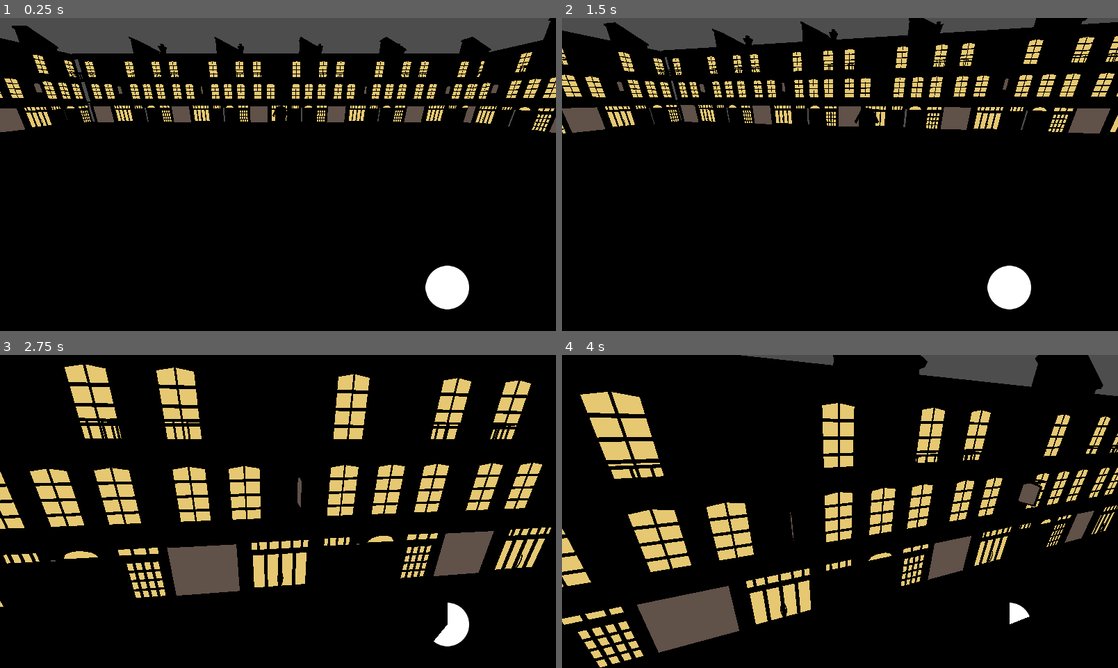
Above: before the commit, frames 1-4 (two rows, left to right).
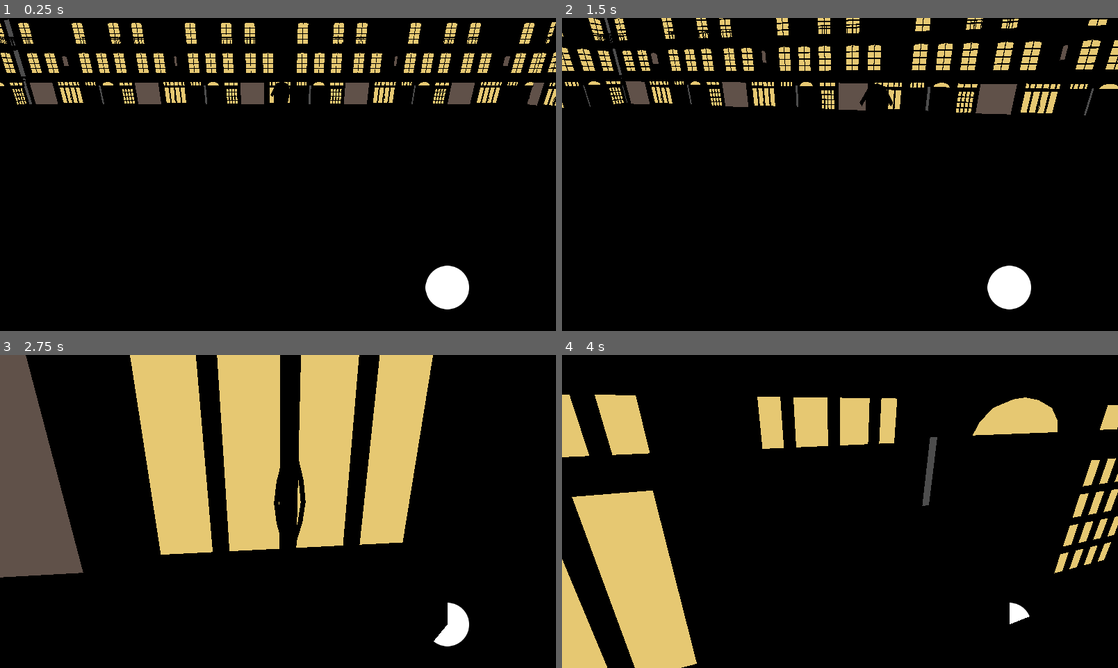
Above: after the commit, the same moments.

Repository: Dorifor/props-busters
Game: Godot game, scene res://assets/scenes/map_test.tscn
Same seed, same stepped clock (60 frames per second), same inputs: the game is played once before the commit and once after it. This scene is started directly instead of the project's main scene.
Inputs (mouse positions are in pixels of both pictures, inside the frame that each line leads up to):
- Up to frame 1 (0.25 s): no input
- Up to frame 2 (1.5 s): tap Enter (ui_accept) at 0.5, 0.77 s; move the mouse to (867, 174) at 0.52 s; hold E (interact) 0.53-1.28 s; hold W (forward) from 0.53 s (still down); tap Shift (run) at 0.8, 1.35 s; move the mouse to (812, 174) at 1.27 s
- Up to frame 3 (2.75 s): keep holding W (forward); tap Enter (ui_accept) at 1.52 s; tap R (shortening) at 1.55, 2.1 s; move the mouse to (289, 505) at 2.02 s; hold E (interact) from 2.03 s (still down)
- Up to frame 4 (4 s): keep holding W (forward); move the mouse to (834, 517) at 2.77 s; release E (interact) at 2.78 s; right-click (834, 517) at 2.85 s; tap Enter (ui_accept) at 3.02, 3.77 s; tap Shift (run) at 3.05 s; move the mouse to (878, 514) at 3.52 s; hold E (interact) from 3.53 s (still down); tap R (shortening) at 3.8 s

The runs differ from the first frame. In frame 1, 18% of the frame differs, in the area x 0-100%, y 0-37%; in frame 2, 15%; in frame 3, 37%, in the area x 0-100%, y 0-81%; in frame 4, 27%.
Error before the commit: Invalid assignment of property or key 'visible' with value of type 'bool' on a base object of type 'Nil'. (res://assets/ui/main)

Commit message:
refactored player + camera spring

Diff:
--- a/assets/player/base_character.gd
+++ b/assets/player/base_character.gd
@@ -23,7 +23,8 @@
 func _ready():
 	camera.current = true
 	Input.mouse_mode = Input.MOUSE_MODE_CAPTURED
-	pause_menu = get_tree().get_root().get_node("Main Scene/Pause Menu")
+	if not pause_menu:
+		pause_menu = get_tree().get_root().get_node("Main Scene/Pause Menu")
 
 
 func _input(event):
@@ -90,9 +91,9 @@
 
 
 func pause():
+	pause_menu.show()
 	Globals.IS_GAME_PAUSED = true
 	Input.mouse_mode = Input.MOUSE_MODE_VISIBLE
-	pause_menu.visible = true
 
 
 func _to_string() -> String:
--- a/assets/player/hider/hider.gd
+++ b/assets/player/hider/hider.gd
@@ -84,60 +84,25 @@
 			camera_mount.rotation_degrees = camera_rotation
 
 
-@rpc("call_local")
-func propagate_prop_change(prop_change_dict):
-#	if multiplayer.get_unique_id() == multiplayer.get_remote_sender_id():
-#		return
-
-	var mesh = load(prop_change_dict.mesh.path)
-	var shape = load(prop_change_dict.collision.path)
-
-	hider_mesh.mesh = mesh
-	hider_mesh.position.y = prop_change_dict.mesh.y
-	hider_collision.shape = shape
-	hider_collision.position.y = prop_change_dict.collision.y
-
 
 func transform_into_prop():
-	if not is_multiplayer_authority(): return
-
 	var focused_mesh: MeshInstance3D = focused_prop.get_node("Mesh")
 	var focused_collision: CollisionShape3D = focused_prop.get_node("Collision")
-#	hider_mesh.mesh = focused_mesh.mesh
-#	hider_mesh.position.y = focused_mesh.position.y
-#	hider_collision.shape = focused_collision.shape
-#	hider_collision.position.y = focused_collision.position.y
 	scale = focused_prop.scale
 	position.y = focused_prop.position.y
 
-	var prop_change_payload = {
-		"mesh": {
-			"path": focused_mesh.mesh.resource_path,
-			"y": focused_mesh.position.y
-		},
-		"collision": {
-			"path": focused_collision.shape.resource_path,
-			"y": focused_collision.position.y
-		}
-	}
-
-	propagate_prop_change.rpc(prop_change_payload)
-
 
 func start_ability_timeout_progress():
-	if not is_multiplayer_authority(): return
 	var tween = get_tree().create_tween()
 	tween.tween_property(ability_progress_bar, "value", 0, ability_timer.wait_time)
 
 
 func start_ability_cooldown_progress():
-	if not is_multiplayer_authority(): return
 	var tween = get_tree().create_tween()
 	tween.tween_property(ability_progress_bar, "value", 100, ability_cooldown_timer.wait_time)
 
 
 func activate_power():
-	if not is_multiplayer_authority(): return
 	start_ability_timeout_progress()
 
 	is_short = true
@@ -150,8 +115,6 @@
 
 
 func disable_power(just_transformed: bool = false):
-	if not is_multiplayer_authority(): return
-
 	if not is_short: return
 	ability_timer.stop()
 	ability_cooldown_timer.start()
--- a/assets/player/hider/hider.tscn
+++ b/assets/player/hider/hider.tscn
@@ -71,7 +71,7 @@
 collision_layer = 4
 collision_mask = 15
 script = ExtResource("1_ycexa")
-raycast = NodePath("Camera Mount/Camera3D/Props Raycast")
+raycast = NodePath("Camera Mount/SpringArm3D/Camera3D/Props Raycast")
 ability_timer = NodePath("Ability Timer")
 ability_cooldown_timer = NodePath("Ability Cooldown")
 hider_mesh = NodePath("Visuals/Mesh")
@@ -81,7 +81,7 @@
 ability_progress_bar = NodePath("Hider UI/Ability Progress Bar")
 rig = NodePath("Visuals")
 camera_mount = NodePath("Camera Mount")
-camera = NodePath("Camera Mount/Camera3D")
+camera = NodePath("Camera Mount/SpringArm3D/Camera3D")
 
 [node name="Hider UI" parent="." instance=ExtResource("3_u67o6")]
 visible = false
@@ -104,16 +104,23 @@
 
 [node name="Camera Mount" type="Node3D" parent="."]
 
-[node name="Camera3D" type="Camera3D" parent="Camera Mount"]
-transform = Transform3D(1, 0, 0, 0, 0.939693, 0.34202, 0, -0.34202, 0.939693, 0, 1.07875, 1.10113)
+[node name="SpringArm3D" type="SpringArm3D" parent="Camera Mount"]
+transform = Transform3D(1, 0, 0, 0, 0.866025, 0.5, 0, -0.5, 0.866025, 0, 0.4, -0.124848)
+collision_mask = 17
+spring_length = 1.3
+margin = 0.1
 
-[node name="Props Raycast" type="RayCast3D" parent="Camera Mount/Camera3D" node_paths=PackedStringArray("excluded_colliders")]
+[node name="Camera3D" type="Camera3D" parent="Camera Mount/SpringArm3D"]
+transform = Transform3D(1, 0, 0, 0, 0.984808, -0.173648, 0, 0.173648, 0.984808, 0, 0.0372497, 1.29298)
+fov = 60.0
+
+[node name="Props Raycast" type="RayCast3D" parent="Camera Mount/SpringArm3D/Camera3D" node_paths=PackedStringArray("excluded_colliders")]
 transform = Transform3D(1, 0, 0, 0, -2.98023e-08, -1, 0, 1, -2.98023e-08, 0, 0, 0)
 target_position = Vector3(0, -3.5, 0)
 collision_mask = 4
 debug_shape_custom_color = Color(1, 0, 0, 0.00392157)
 script = ExtResource("2_ucxxu")
-excluded_colliders = [NodePath("../../..")]
+excluded_colliders = [NodePath("../../../..")]
 
 [node name="Collision" type="CollisionShape3D" parent="."]
 transform = Transform3D(1, 0, 0, 0, 1, 0, 0, 0, 1, 0, 0.254186, 0)
--- a/assets/player/hunter.tscn
+++ b/assets/player/hunter.tscn
@@ -209,7 +209,7 @@
 properties/1/spawn = true
 properties/1/replication_mode = 2
 
-[node name="Hunter" type="CharacterBody3D" node_paths=PackedStringArray("bullet_spawn_marker", "animation_tree", "animation_player", "crosshair", "Raycast", "interact_label", "life_point_label", "rig", "camera_mount", "camera")]
+[node name="Hunter" type="CharacterBody3D" node_paths=PackedStringArray("bullet_spawn_marker", "animation_tree", "animation_player", "crosshair", "raycast", "interact_label", "life_point_label", "rig", "camera_mount", "camera")]
 collision_layer = 2
 collision_mask = 7
 script = ExtResource("1_rlaiu")
@@ -218,7 +218,7 @@
 animation_tree = NodePath("Visuals/Character/AnimationTree")
 animation_player = NodePath("Visuals/Character/AnimationPlayer")
 crosshair = NodePath("Hunter GUI/Crosshair")
-Raycast = NodePath("Camera_mount/Camera3D/Raycast")
+raycast = NodePath("Camera_mount/Camera3D/Raycast")
 interact_label = NodePath("Hunter GUI/Interact_label")
 life_point_label = NodePath("Hunter GUI/LifePoint_Label")
 walking_speed = 4
@@ -235,7 +235,7 @@
 [node name="RootNode" type="Node3D" parent="Visuals/Character"]
 
 [node name="metarig" type="Node3D" parent="Visuals/Character/RootNode"]
-transform = Transform3D(89.6015, -2.24145, 8.15866, -8.18593, -1.01764, 89.6212, -2.13976, -89.9664, -1.217, -0.0788346, -0.0212639, 0.029518)
+transform = Transform3D(89.5799, -2.56838, 8.2987, -8.33173, -1.06302, 89.6072, -2.45915, -89.9571, -1.29582, -0.0803029, -0.0211593, 0.0304917)
 
 [node name="Skeleton3D" type="Skeleton3D" parent="Visuals/Character/RootNode/metarig"]
 bones/0/name = "spine"
@@ -250,42 +250,42 @@
 bones/1/rest = Transform3D(1, 0, 0, 0, 0.991686, 0.128684, 0, -0.128684, 0.991686, 0, 0.0015222, -1.49012e-10)
 bones/1/enabled = true
 bones/1/position = Vector3(0, 0.0015222, -1.49012e-10)
-bones/1/rotation = Quaternion(-0.0669177, -0.00652563, 0.0303036, 0.997277)
+bones/1/rotation = Quaternion(-0.0669995, -0.00619088, 0.0296619, 0.997293)
 bones/1/scale = Vector3(1.00001, 1.00268, 0.998124)
 bones/2/name = "spine.002"
 bones/2/parent = 1
 bones/2/rest = Transform3D(1, 0, 0, 0, 0.987999, 0.154463, 0, -0.154463, 0.987999, 0, 0.00136637, 2.61934e-11)
 bones/2/enabled = true
 bones/2/position = Vector3(0, 0.00136637, 2.61934e-11)
-bones/2/rotation = Quaternion(-0.0874688, 0.00554896, 0.0616096, 0.994245)
+bones/2/rotation = Quaternion(-0.0890778, 0.00545934, 0.0616471, 0.9941)
 bones/2/scale = Vector3(1.00007, 1.0046, 0.996739)
 bones/3/name = "spine.003"
 bones/3/parent = 2
 bones/3/rest = Transform3D(1, 0, 0, 0, 0.999995, -0.00325429, 0, 0.00325429, 0.999995, 0, 0.00172887, 0)
 bones/3/enabled = true
 bones/3/position = Vector3(0, 0.00172887, 0)
-bones/3/rotation = Quaternion(0.00772357, 0.00550274, 0.0613156, 0.998073)
+bones/3/rotation = Quaternion(0.00603792, 0.00555749, 0.0613247, 0.998084)
 bones/3/scale = Vector3(1.00002, 1.00005, 0.999957)
 bones/4/name = "spine.004"
 bones/4/parent = 3
 bones/4/rest = Transform3D(1, 0, 0, 0, 0.918604, -0.39518, 0, 0.39518, 0.918604, 0, 0.00192578, -9.31323e-12)
 bones/4/enabled = true
 bones/4/position = Vector3(0, 0.00192578, -9.31323e-12)
-bones/4/rotation = Quaternion(0.234365, -0.00387885, -0.010888, 0.97208)
+bones/4/rotation = Quaternion(0.235162, -0.0037219, -0.0111747, 0.971885)
 bones/4/scale = Vector3(1, 1.03692, 0.973515)
 bones/5/name = "spine.005"
 bones/5/parent = 4
 bones/5/rest = Transform3D(1, 0, 0, 0, 0.982004, 0.18886, 0, -0.18886, 0.982004, 0, 0.000661635, -6.79865e-10)
 bones/5/enabled = true
 bones/5/position = Vector3(0, 0.000661635, -6.79865e-10)
-bones/5/rotation = Quaternion(-0.102394, -0.00540285, -0.00997878, 0.994679)
+bones/5/rotation = Quaternion(-0.101163, -0.00519821, -0.0103747, 0.994802)
 bones/5/scale = Vector3(1.00003, 1.00646, 0.995466)
 bones/6/name = "spine.006"
 bones/6/parent = 5
 bones/6/rest = Transform3D(1, 0, 0, 0, 0.982436, 0.186599, 0, -0.186599, 0.982436, 0, 0.000627012, 2.23517e-10)
 bones/6/enabled = true
 bones/6/position = Vector3(0, 0.000627012, 2.23517e-10)
-bones/6/rotation = Quaternion(-0.107619, -0.00291907, -0.0110818, 0.994126)
+bones/6/rotation = Quaternion(-0.106738, -0.00274546, -0.0113819, 0.994218)
 bones/6/scale = Vector3(1.00001, 1.00721, 0.994953)
 bones/7/name = "spine.006_end"
 bones/7/parent = 6
@@ -299,15 +299,15 @@
 bones/8/rest = Transform3D(0.507095, 0.86189, 0.000529051, -0.0246892, 0.0139123, 0.999598, 0.861537, -0.506904, 0.0283343, 0.000183, 0.00137221, 0.000782509)
 bones/8/enabled = true
 bones/8/position = Vector3(0.000183, 0.00137221, 0.000782509)
-bones/8/rotation = Quaternion(-0.511091, -0.467953, -0.40747, 0.594789)
-bones/8/scale = Vector3(1.186, 1.01559, 0.834023)
+bones/8/rotation = Quaternion(-0.501139, -0.478945, -0.394753, 0.603027)
+bones/8/scale = Vector3(1.18618, 1.0154, 0.834004)
 bones/9/name = "upper_arm.L"
 bones/9/parent = 8
 bones/9/rest = Transform3D(-0.593931, 0.121366, 0.795309, -0.792115, 0.0846895, -0.604469, -0.140716, -0.988989, 0.0458356, 4.09151e-05, 0.00194511, -0.000405748)
 bones/9/enabled = true
 bones/9/position = Vector3(4.09151e-05, 0.00194511, -0.000405748)
-bones/9/rotation = Quaternion(-0.380855, 0.625655, -0.584742, 0.348687)
-bones/9/scale = Vector3(1.0003, 1.19857, 0.834376)
+bones/9/rotation = Quaternion(-0.394755, 0.620037, -0.591396, 0.331622)
+bones/9/scale = Vector3(1.00066, 1.19816, 0.834481)
 bones/10/name = "forearm.L"
 bones/10/parent = 9
 bones/10/rest = Transform3D(0.999144, -0.0103638, 0.0400559, 0.0113362, 0.999645, -0.0241246, -0.0397917, 0.024558, 0.998906, 1.16415e-10, 0.0027797, 9.31323e-12)
@@ -320,8 +320,8 @@
 bones/11/rest = Transform3D(0.996249, 0.0792103, 0.0348322, -0.082523, 0.990817, 0.107101, -0.0260289, -0.109574, 0.993638, 3.77186e-10, 0.00258173, -7.45058e-11)
 bones/11/enabled = true
 bones/11/position = Vector3(3.77186e-10, 0.00258173, -7.45058e-11)
-bones/11/rotation = Quaternion(0.0219929, -0.232371, -0.102914, 0.966917)
-bones/11/scale = Vector3(1.03168, 1.00139, 0.97639)
+bones/11/rotation = Quaternion(0.0222419, -0.234963, -0.105352, 0.966022)
+bones/11/scale = Vector3(1.03235, 1.00146, 0.975849)
 bones/12/name = "hand.L_end"
 bones/12/parent = 11
 bones/12/rest = Transform3D(1, -6.93889e-18, -5.55112e-17, 6.93889e-18, 1, 6.93889e-18, 5.55112e-17, -6.93889e-18, 1, 0, 0.00113041, 0)
@@ -334,28 +334,28 @@
 bones/13/rest = Transform3D(0.507095, -0.86189, -0.000529051, 0.0246892, 0.0139123, 0.999598, -0.861537, -0.506904, 0.0283343, -0.000183, 0.00137221, 0.000782509)
 bones/13/enabled = true
 bones/13/position = Vector3(-0.000183, 0.00137221, 0.000782509)
-bones/13/rotation = Quaternion(-0.53453, 0.418762, 0.366366, 0.636154)
-bones/13/scale = Vector3(1.16311, 1.04026, 0.835297)
+bones/13/rotation = Quaternion(-0.526539, 0.4264, 0.358122, 0.642408)
+bones/13/scale = Vector3(1.1635, 1.03992, 0.835209)
 bones/14/name = "upper_arm.R"
 bones/14/parent = 13
 bones/14/rest = Transform3D(-0.593931, -0.121365, -0.795309, 0.792115, 0.0846895, -0.604468, 0.140716, -0.988988, 0.0458357, -4.09151e-05, 0.00194511, -0.000405748)
 bones/14/enabled = true
 bones/14/position = Vector3(-4.09151e-05, 0.00194511, -0.000405748)
-bones/14/rotation = Quaternion(0.213719, 0.648169, -0.56228, -0.466951)
-bones/14/scale = Vector3(1.02025, 1.18172, 0.834285)
+bones/14/rotation = Quaternion(0.229671, 0.644813, -0.568567, -0.456289)
+bones/14/scale = Vector3(1.01675, 1.18485, 0.834182)
 bones/15/name = "forearm.R"
 bones/15/parent = 14
 bones/15/rest = Transform3D(0.999144, 0.0103638, -0.0400559, -0.0113362, 0.999645, -0.0241246, 0.0397917, 0.024558, 0.998906, -1.14087e-10, 0.0027797, -9.31323e-12)
 bones/15/enabled = true
 bones/15/position = Vector3(-1.14087e-10, 0.0027797, -9.31323e-12)
-bones/15/rotation = Quaternion(0.163941, -0.0183841, 0.0673268, 0.983998)
+bones/15/rotation = Quaternion(0.163554, -0.0184039, 0.0673413, 0.984061)
 bones/15/scale = Vector3(1.00052, 1.01691, 0.987716)
 bones/16/name = "hand.R"
 bones/16/parent = 15
 bones/16/rest = Transform3D(0.996249, -0.0792103, -0.0348322, 0.082523, 0.990817, 0.107101, 0.0260289, -0.109574, 0.993638, -3.71365e-10, 0.00258173, 4.65661e-11)
 bones/16/enabled = true
 bones/16/position = Vector3(-3.71365e-10, 0.00258173, 4.65661e-11)
-bones/16/rotation = Quaternion(-0.0634979, 0.0978902, 0.119218, 0.985988)
+bones/16/rotation = Quaternion(-0.0634842, 0.0994472, 0.119825, 0.98576)
 bones/16/scale = Vector3(1.00676, 1.00165, 0.994124)
 bones/17/name = "hand.R_end"
 bones/17/parent = 16
@@ -425,22 +425,22 @@
 bones/26/rest = Transform3D(0.998696, 0.0510395, -0.00128481, 0.0483303, -0.953198, -0.298458, -0.0164578, 0.298006, -0.954423, 0.00098, 0.000708185, 0.000259423)
 bones/26/enabled = true
 bones/26/position = Vector3(0.00098, 0.000708185, 0.000259423)
-bones/26/rotation = Quaternion(0.931646, 0.133391, -0.150612, 0.302585)
-bones/26/scale = Vector3(1.02061, 1.05495, 0.944762)
+bones/26/rotation = Quaternion(0.931433, 0.133874, -0.150033, 0.303317)
+bones/26/scale = Vector3(1.02053, 1.05546, 0.944433)
 bones/27/name = "shin.L"
 bones/27/parent = 26
 bones/27/rest = Transform3D(0.999857, 0.0137199, 0.00988929, -0.0128397, 0.99637, -0.0841528, -0.011008, 0.0840138, 0.996404, -8.5347e-11, 0.00511527, -3.09956e-11)
 bones/27/enabled = true
 bones/27/position = Vector3(-8.5347e-11, 0.00511527, -3.09956e-11)
-bones/27/rotation = Quaternion(0.265176, -0.0861072, -0.0513148, 0.958975)
-bones/27/scale = Vector3(1.00293, 1.04961, 0.961903)
+bones/27/rotation = Quaternion(0.266626, -0.0847254, -0.0512582, 0.9587)
+bones/27/scale = Vector3(1.0028, 1.05094, 0.960989)
 bones/28/name = "foot.L"
 bones/28/parent = 27
 bones/28/rest = Transform3D(0.997912, -0.0294101, -0.0575083, 0.0644488, 0.512652, 0.856174, 0.00430162, -0.858092, 0.513477, 1.26802e-10, 0.00483228, -5.82077e-13)
 bones/28/enabled = true
 bones/28/position = Vector3(1.26802e-10, 0.00483228, -5.82077e-13)
-bones/28/rotation = Quaternion(-0.528321, -0.0892486, 0.0974416, 0.838699)
-bones/28/scale = Vector3(1.00032, 1.17219, 0.860012)
+bones/28/rotation = Quaternion(-0.528198, -0.0892592, 0.096503, 0.838884)
+bones/28/scale = Vector3(1.00036, 1.17207, 0.860094)
 bones/29/name = "toe.L"
 bones/29/parent = 28
 bones/29/rest = Transform3D(-1, -3.74808e-07, -5.05337e-07, -4.08972e-08, 0.840214, -0.542255, 6.27833e-07, -0.542255, -0.840214, -1.45017e-11, 0.00114387, 4.88588e-11)
@@ -474,21 +474,21 @@
 bones/33/rest = Transform3D(0.998696, -0.0510395, 0.00128481, -0.0483303, -0.953198, -0.298458, 0.0164578, 0.298006, -0.954423, -0.00098, 0.000708185, 0.000259423)
 bones/33/enabled = true
 bones/33/position = Vector3(-0.00098, 0.000708185, 0.000259423)
-bones/33/rotation = Quaternion(0.981394, 0.110243, 0.0308752, 0.154137)
-bones/33/scale = Vector3(1.00011, 1.01553, 0.988989)
+bones/33/rotation = Quaternion(0.981418, 0.111489, 0.0302677, 0.153211)
+bones/33/scale = Vector3(1.00011, 1.01572, 0.988851)
 bones/34/name = "shin.R"
 bones/34/parent = 33
 bones/34/rest = Transform3D(0.999857, -0.0137199, -0.00988929, 0.0128397, 0.99637, -0.0841528, 0.011008, 0.0840138, 0.996404, 8.5347e-11, 0.00511527, -3.09956e-11)
 bones/34/enabled = true
 bones/34/position = Vector3(8.5347e-11, 0.00511527, -3.09956e-11)
-bones/34/rotation = Quaternion(0.132207, 0.049384, -0.022523, 0.989735)
-bones/34/scale = Vector3(1.00174, 1.01064, 0.99132)
+bones/34/rotation = Quaternion(0.13083, 0.0527508, -0.0214132, 0.989769)
+bones/34/scale = Vector3(1.00186, 1.01073, 0.991171)
 bones/35/name = "foot.R"
 bones/35/parent = 34
 bones/35/rest = Transform3D(0.997912, 0.0294101, 0.0575083, -0.0644488, 0.512652, 0.856174, -0.00430162, -0.858092, 0.513477, -1.26802e-10, 0.00483228, -5.82077e-13)
 bones/35/enabled = true
 bones/35/position = Vector3(-1.26802e-10, 0.00483228, -5.82077e-13)
-bones/35/rotation = Quaternion(-0.5641, -0.03074, 0.0638992, 0.822656)
+bones/35/rotation = Quaternion(-0.563806, -0.030357, 0.0631633, 0.822929)
 bones/35/scale = Vector3(1.00007, 1.18102, 0.851772)
 bones/36/name = "toe.R"
 bones/36/parent = 35
@@ -524,7 +524,7 @@
 skin = SubResource("Skin_pot1k")
 
 [node name="BoneAttachment3D" type="BoneAttachment3D" parent="Visuals/Character/RootNode/metarig/Skeleton3D"]
-transform = Transform3D(-1.07882, 0.150153, 0.00190841, -0.189103, -0.255933, -0.899989, -0.268775, -0.956828, 0.199952, -0.00367811, -0.00168317, 0.00904211)
+transform = Transform3D(-1.07377, 0.166272, -0.00764997, -0.179975, -0.240631, -0.904462, -0.271921, -0.957272, 0.192902, -0.00359276, -0.00156981, 0.00909677)
 bone_name = "hand.R_end"
 bone_idx = 17
 
--- a/assets/player/online_hider.gd
+++ b/assets/player/online_hider.gd
@@ -20,3 +20,39 @@
 func apply_mouse_movement(event):
 	if player_list.visible: return
 	super(event)
+
+func transform_into_prop():
+	super()
+	var focused_mesh: MeshInstance3D = focused_prop.get_node("Mesh")
+	var focused_collision: CollisionShape3D = focused_prop.get_node("Collision")
+
+	var prop_change_payload = {
+		"mesh": {
+			"path": focused_mesh.mesh.resource_path,
+			"y": focused_mesh.position.y
+		},
+		"collision": {
+			"path": focused_collision.shape.resource_path,
+			"y": focused_collision.position.y
+		}
+	}
+
+	propagate_prop_change.rpc(prop_change_payload)
+
+func disable_power(just_transformed: bool = false):
+	if not is_multiplayer_authority(): return
+	super(just_transformed)
+
+
+@rpc("call_local")
+func propagate_prop_change(prop_change_dict):
+#	if multiplayer.get_unique_id() == multiplayer.get_remote_sender_id():
+#		return
+
+	var mesh = load(prop_change_dict.mesh.path)
+	var shape = load(prop_change_dict.collision.path)
+
+	hider_mesh.mesh = mesh
+	hider_mesh.position.y = prop_change_dict.mesh.y
+	hider_collision.shape = shape
+	hider_collision.position.y = prop_change_dict.collision.y
--- a/assets/temporary/map_blockout.tscn
+++ b/assets/temporary/map_blockout.tscn
@@ -1,8 +1,9 @@
-[gd_scene load_steps=7 format=3 uid="uid://ccnh5lh3cl6iv"]
+[gd_scene load_steps=8 format=3 uid="uid://ccnh5lh3cl6iv"]
 
 [ext_resource type="PackedScene" uid="uid://dj26sacnhty4r" path="res://addons/devblocks/blocks/basic_block.tscn" id="1_i1swa"]
 [ext_resource type="PackedScene" uid="uid://camvcri7e11vi" path="res://addons/devblocks/blocks/colored_block.tscn" id="2_35nfj"]
-[ext_resource type="PackedScene" uid="uid://dwi6774fpqp26" path="res://assets/player/hunter.tscn" id="3_c52k3"]
+[ext_resource type="PackedScene" uid="uid://ds0nq6bl4doee" path="res://assets/player/hider/hider.tscn" id="3_o34se"]
+[ext_resource type="PackedScene" uid="uid://88yv727qgtc4" path="res://assets/ui/pause menu/pause_menu.tscn" id="3_rrn25"]
 
 [sub_resource type="ProceduralSkyMaterial" id="ProceduralSkyMaterial_2lfmn"]
 sky_top_color = Color(0.540498, 0.762629, 0.927717, 1)
@@ -61,6 +62,9 @@
 transform = Transform3D(1.78191, 0, -2.54558, 0, 2.106, 0, 1.78191, 0, 2.54558, 5.24148, 1.553, 12.2077)
 block_color_group = 4
 
-[node name="Hunter" parent="." instance=ExtResource("3_c52k3")]
-transform = Transform3D(1, 0, 0, 0, 1, 0, 0, 0, 1, 4, 0.507891, 10)
-jump_velocity = 5.0
+[node name="Pause Menu" parent="." instance=ExtResource("3_rrn25")]
+visible = false
+
+[node name="Hider" parent="." node_paths=PackedStringArray("pause_menu") instance=ExtResource("3_o34se")]
+transform = Transform3D(1, 0, 0, 0, 1, 0, 0, 0, 1, 1.7837, 0.495814, 2.96118)
+pause_menu = NodePath("../Pause Menu")
--- a/assets/ui/main menu/settings_panel.gd
+++ b/assets/ui/main menu/settings_panel.gd
@@ -15,7 +15,7 @@
 	shader_toggle.set_pressed_no_signal(Globals.IS_SHADER_ON)
 
 	screen_resolution_options.select(Globals.SELECTED_RESOLUTION_INDEX)
-	shader.visible = Globals.IS_SHADER_ON
+	if shader: shader.visible = Globals.IS_SHADER_ON
 	volume_slider.value = Globals.VOLUME_VALUE
 
 
@@ -25,7 +25,7 @@
 
 func _on_volume_slider_value_changed(value: float) -> void:
 	Globals.VOLUME_VALUE = value
-	music_player.volume_db = value
+	if music_player: music_player.volume_db = value
 
 
 func _on_fullscreen_check_button_toggled(button_pressed: bool) -> void:
--- a/project.godot
+++ b/project.godot
@@ -11,7 +11,7 @@
 [application]
 
 config/name="Props Busters"
-run/main_scene="res://assets/ui/main menu/main_menu.tscn"
+run/main_scene="res://assets/temporary/map_blockout.tscn"
 config/features=PackedStringArray("4.3", "Forward Plus")
 boot_splash/bg_color=Color(0.141176, 0.141176, 0.141176, 1)
 config/icon="res://assets/icon.svg"
